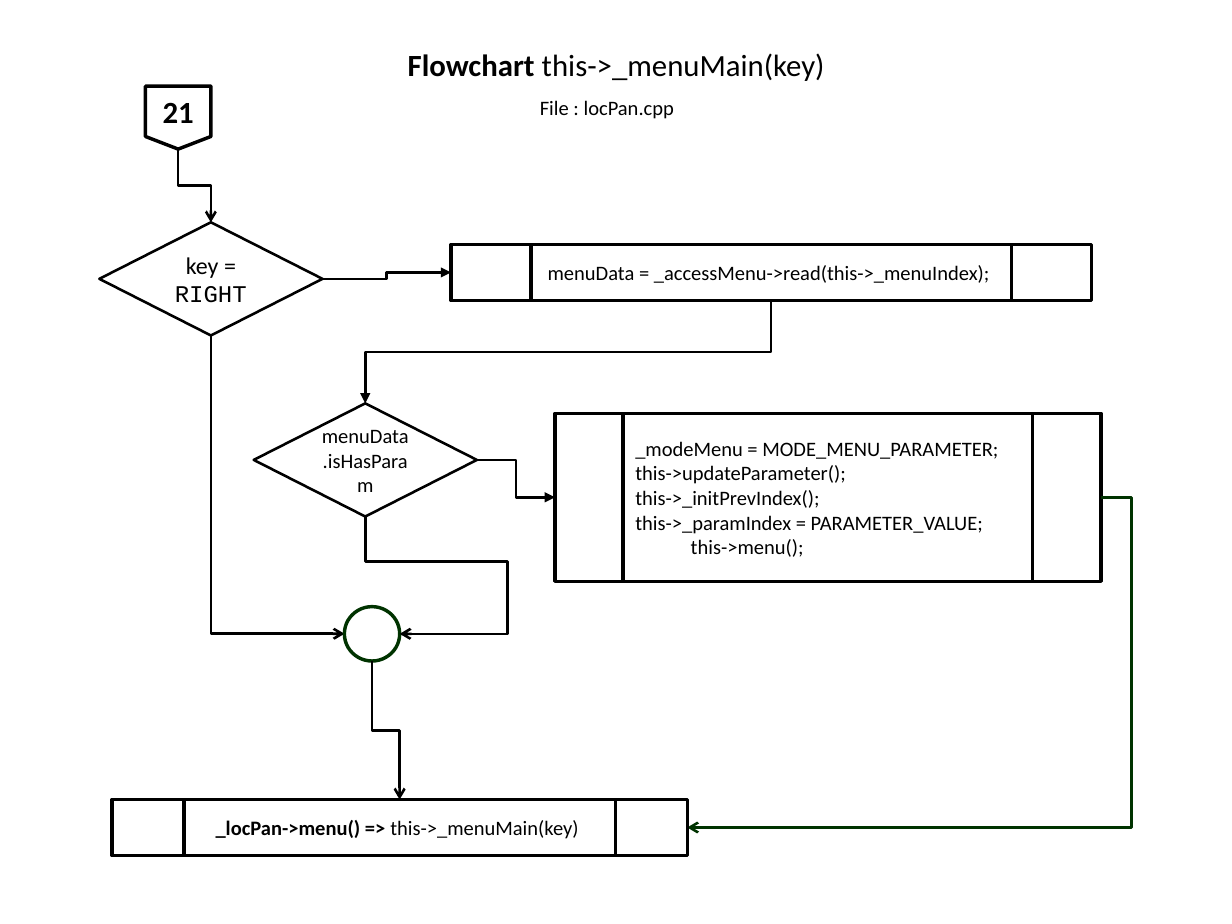
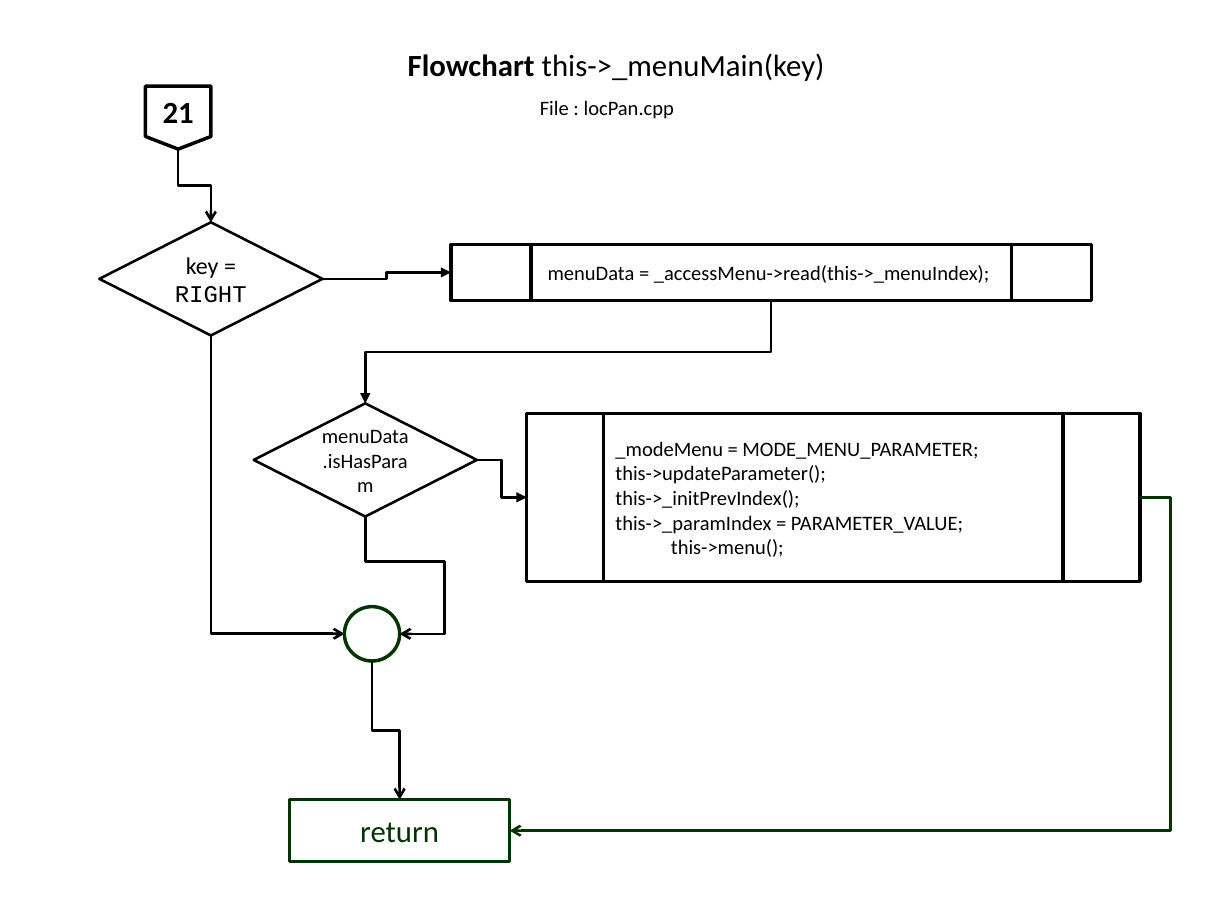
Before and after one commit to slametsampon/WFPS, a slide deck: slide 17 of resources/WFPS.pptx. Drawn at 1232x924 pixels with LibreOffice and Linux fonts; fonts in the diff are those of the drawing; background and template pictures are left out. Boxes give left, top, right and bottom in pixels: in the first picture for what was removed or moved away, otherwise in the second. Text is boxed around its words. In the diff, an @@ line names an element or a change of style, - is before the commit and + after.

Commit message:
update flowchart

```diff
--- a/resources/WFPS.pptx
+++ b/resources/WFPS.pptx
@@ flow chart predefined process "_modeMenu = MODE_MENU_PARAMETER;": place and size @@
-flow chart predefined process "_modeMenu = MODE_MENU_PARAMETER;" at [554,414,1100,582]
+flow chart predefined process "_modeMenu = MODE_MENU_PARAMETER;" at [526,414,1140,582]
@@ elbow arrow moved from (477, 460) - (554, 498) to (477, 460) - (526, 498) @@
@@ elbow arrow moved from (1101, 498) - (687, 828) to (1140, 498) - (510, 830) @@
@@ elbow arrow (365, 516) - (399, 633): route changed @@
@@ flow chart predefined process removed at [112,800,687,855] @@
-_locPan->menu() => this->_menuMain(key)
@@ rectangle added at [290,800,510,862], outline #003300 2 pt, 18 pt, text #003300 @@
+return
```
Also in this commit, not shown: 2 other slides changed.
